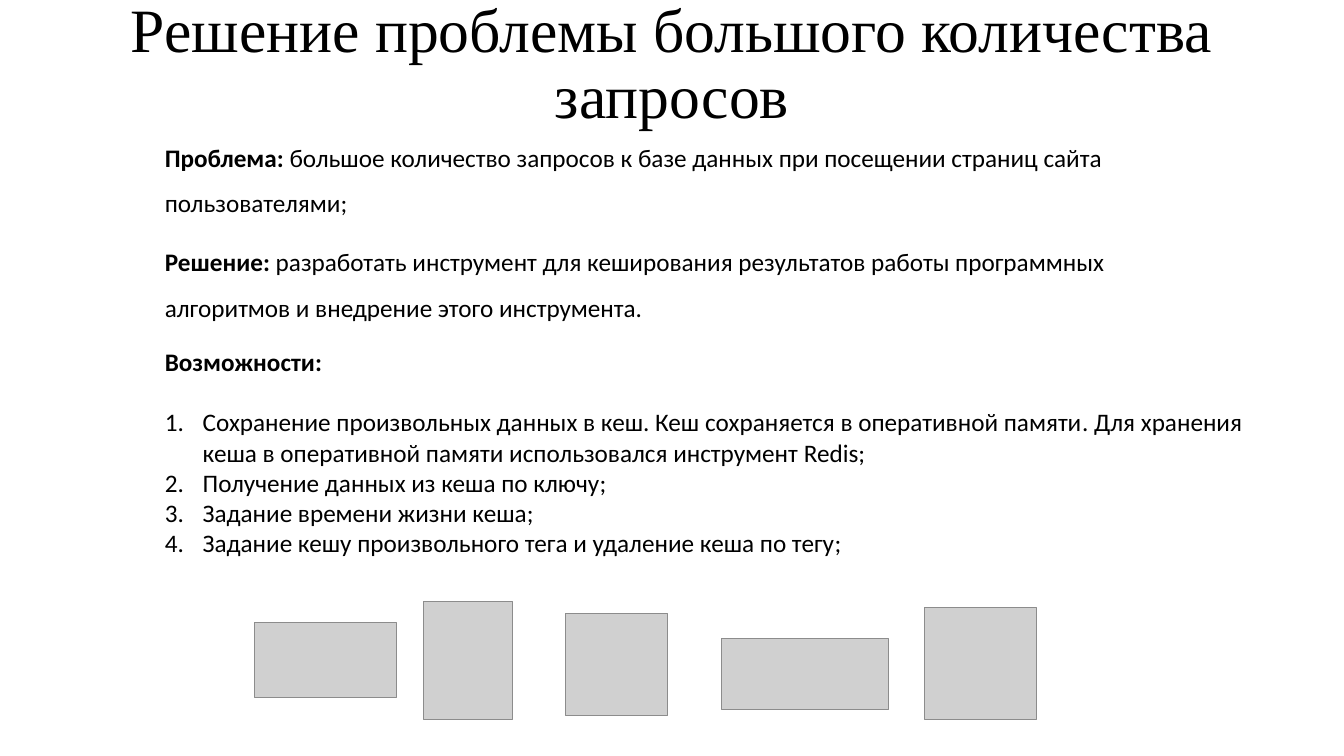
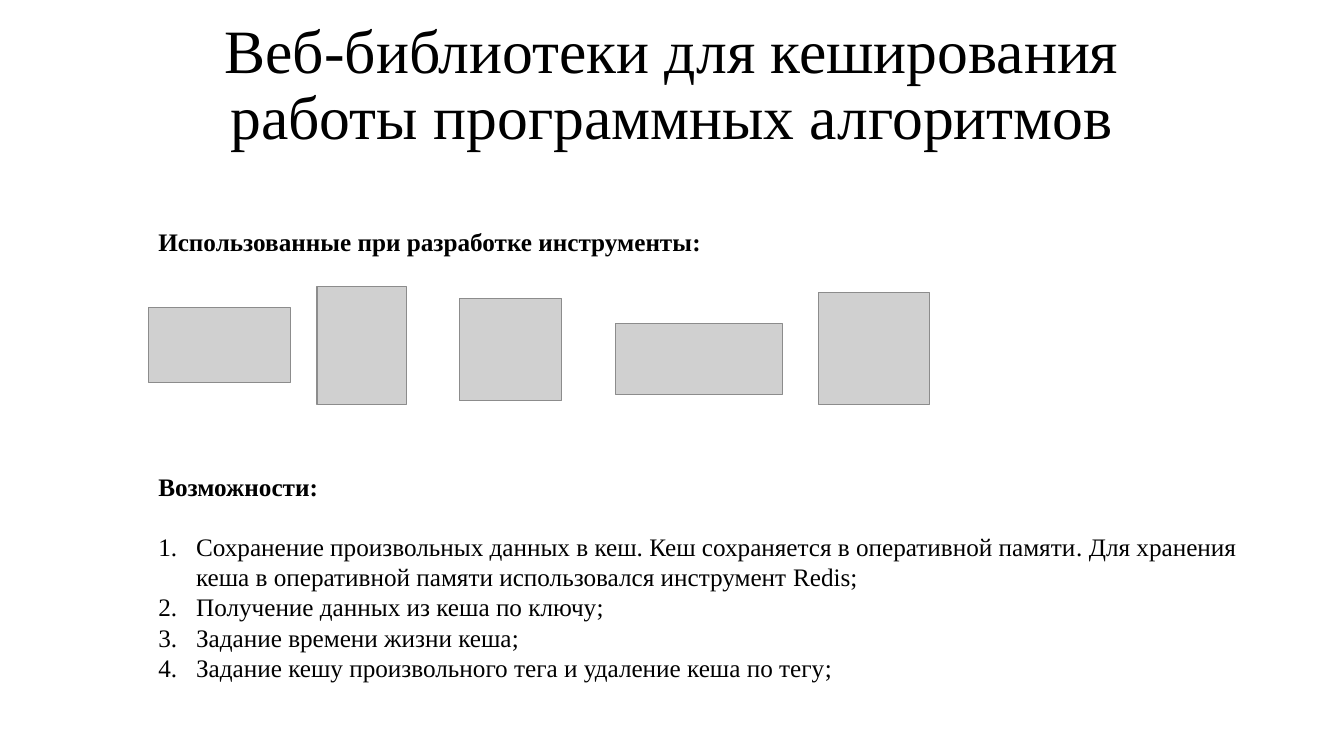
Before and after one commit to IgorTyutyunov/-, a slide deck: slide 5 of ВКР_5.pptx (slide 6 before the commit). Drawn at 1344x756 pixels with LibreOffice and Linux fonts; fonts in the diff are those of the drawing; grey boxes stand for pictures. Boxes give left, top, right and bottom in pixels: in the first picture for what was removed or moved away, otherwise in the second. Text is boxed around its words. In the diff, an @@ line names an element or a change of style, - is before the commit and + after.

```diff
--- a/ВКР_5.pptx
+++ b/ВКР_5.pptx
@@ title at bbox=[225, 29, 1118, 151]: text changed @@
-Решение проблемы большого количества запросов
+Веб-библиотеки для кеширования работы программных алгоритмов
@@ text removed at bbox=[165, 149, 1102, 215] @@
-Проблема: большое количество запросов к базе данных при посещении страниц сайта пользователями;
@@ text added at bbox=[158, 233, 700, 257], 18 pt, text #000000, bold @@
+Использованные при разработке инструменты:
@@ text removed at bbox=[165, 254, 1104, 321] @@
-Решение: разработать инструмент для кеширования результатов работы программных алгоритмов и внедрение этого инструмента.
@@ 5 pictures: place and size @@
-5 pictures at bbox=[255, 601, 1035, 719]
+5 pictures at bbox=[148, 286, 930, 404]
@@ text "Возможности:": place and size @@
-text "Возможности:" at bbox=[165, 354, 1242, 556]
+text "Возможности:" at bbox=[158, 479, 1236, 683]
@@ text "Возможности:" at bbox=[158, 479, 1236, 683]: font Calibri to Times New Roman @@
```
Also in this commit, not shown: 7 other slides changed, 4 slides added, 3 slides removed.
